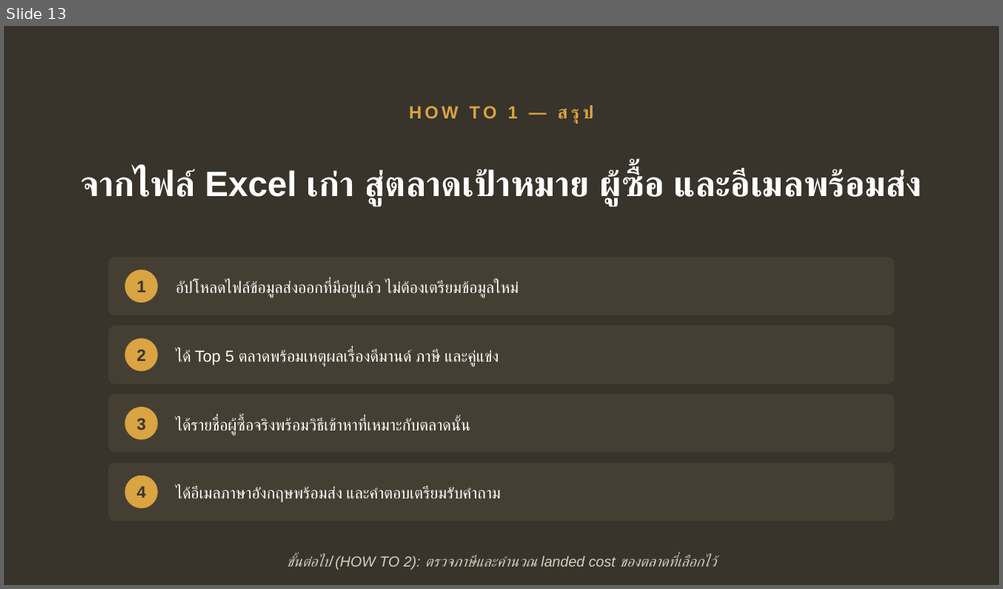
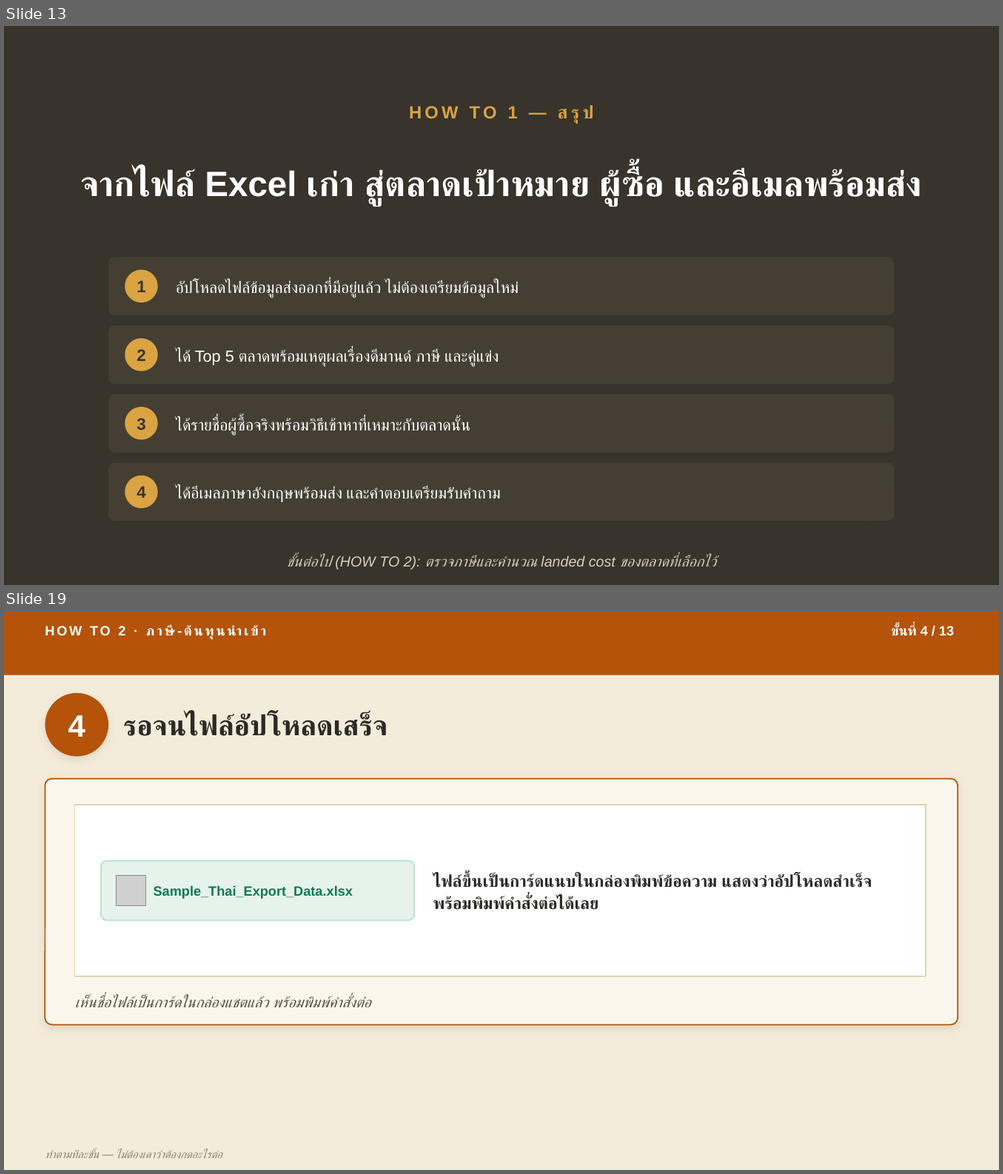
Before and after one commit to skunpoj/krungsri, a slide deck: deck/out3.pptx. Shown one above the other, each under a label of ours: slide 13 before the commit, slides 13 and 19 after it; the slides between them are not shown. The pictures are 1003x589 and 1003x1174 pixels, drawn with LibreOffice and Linux fonts; fonts in the diff are those of the drawing; grey boxes stand for pictures. Boxes give left, top, right and bottom in pixels: in the first picture for what was removed or moved away, otherwise in the second. Text is boxed around its words. In the diff, an @@ line names an element or a change of style, - is before the commit and + after.

```diff
--- a/deck/out3.pptx
+++ b/deck/out3.pptx
@@ slide 19 added at box(4, 611, 999, 1170), background #F4ECDA @@
@@ rectangle added at box(4, 611, 999, 675), fill #B45309 @@
@@ text added at box(118, 625, 242, 636), 13 pt, text #FFFFFF, bold @@
+HOW TO 2 · ภาษี-ต้นทุนนำเข้า
@@ text added at box(891, 625, 953, 636), 13 pt, text #FFFFFF, bold @@
+ขั้นที่ 4 / 13
@@ ellipse added at box(45, 693, 108, 757), fill #B45309 @@
@@ text added at box(68, 715, 85, 737), 30 pt, text #FFFFFF, bold @@
+4
@@ text added at box(123, 714, 387, 736), 27 pt, text #2B2A26, bold @@
+รอจนไฟล์อัปโหลดเสร็จ
@@ rounded rectangle added at box(45, 779, 958, 1025), fill #FBF6EC, outline #B45309 1.25 pt @@
@@ rectangle added at box(75, 805, 925, 977), fill #FFFFFF, outline #E0D3B8 1 pt @@
@@ rounded rectangle added at box(101, 861, 415, 920), fill #E6F3EC, outline #BCDFC9 1.25 pt @@
@@ picture added at box(116, 876, 146, 906) @@
@@ text added at box(433, 874, 871, 910), 16 pt, text #2B2A26, bold @@
+ไฟล์ขึ้นเป็นการ์ดแนบในกล่องพิมพ์ข้อความ แสดงว่าอัปโหลดสำเร็จ พร้อมพิมพ์คำสั่งต่อได้เลย
@@ text added at box(153, 886, 353, 899), 13 pt, text #0E7A55, bold @@
+Sample_Thai_Export_Data.xlsx
@@ text added at box(75, 995, 371, 1008), 14 pt, text #514C42, italic @@
+เห็นชื่อไฟล์เป็นการ์ดในกล่องแชตแล้ว พร้อมพิมพ์คำสั่งต่อ
@@ text added at box(45, 1150, 222, 1159), 10.5 pt, text #8A8170, italic @@
+ทำตามทีละขั้น — ไม่ต้องเดาว่าต้องกดอะไรต่อ
```
Also in this commit, not shown: 70 other slides added, 1 other file.
